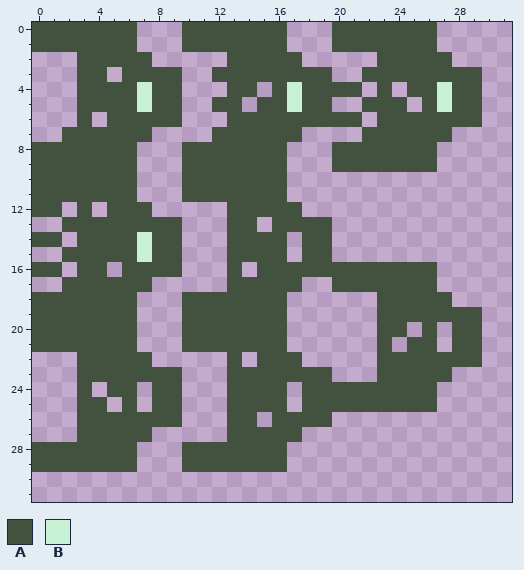
Pixel-art sprite, stored at games/lunoki/images/player-sheet0.png. This is how it looked before the edit.
The file is 32x32 pixels. Colours within 5 levels of each other are drawn and written as one.
Palette (. is transparent): A #43523e  B #c7f0d4
Pixels before, first column x 0:
 0 AAAAAAA...AAAAAAA...AAAAAAA...
 1 AAAAAAA...AAAAAAA...AAAAAAA...
 2 ...AAAAA.....AAAAA.....AAAAA..
 3 ...AA.AAAA..AAAAAAAA..AAAAAAAA
 4 ...AAAABAA...AA.ABAAAA.A.AABAA
 5 ...AAAABAA..AA.AABAA..AAA.ABAA
 6 ...A.AAAAA...AAAAAAAAA.AAAAAAA
 7 ..AAAAAA....AAAAAA....AAAAAA..
 8 AAAAAAA...AAAAAAA...AAAAAAA...
 9 AAAAAAA...AAAAAAA...AAAAAAA...
10 AAAAAAA...AAAAAAA.............
11 AAAAAAA...AAAAAAA.............
12 AA.A.AAA.....AAAAA............
13 ..AAAAAAAA...AA.AAAA..........
14 AA.AAAABAA...AAAA.AA..........
15 ..AAAAABAA...AAAA.AA..........
16 AA.AA.AAAA...A.AAAAAAAAAAAA...
17 ..AAAAAA.....AAAAA..AAAAAAA...
18 AAAAAAA...AAAAAAA......AAAAA..
19 AAAAAAA...AAAAAAA......AAAAAAA
20 AAAAAAA...AAAAAAA......AA.A.AA
21 AAAAAAA...AAAAAAA......A.AA.AA
22 ...AAAAA.....A.AAA.....AAAAAAA
23 ...AAAAAAA...AAAAAAA...AAAAA..
24 ...A.AA.AA...AAAA.AAAAAAAAA...
25 ...AA.A.AA...AAAA.AAAAAAAAA...
26 ...AAAAAAA...AA.AAAA..........
27 ...AAAAA.....AAAAA............
28 AAAAAAA...AAAAAAA.............
29 AAAAAAA...AAAAAAA.............
Now the later version:
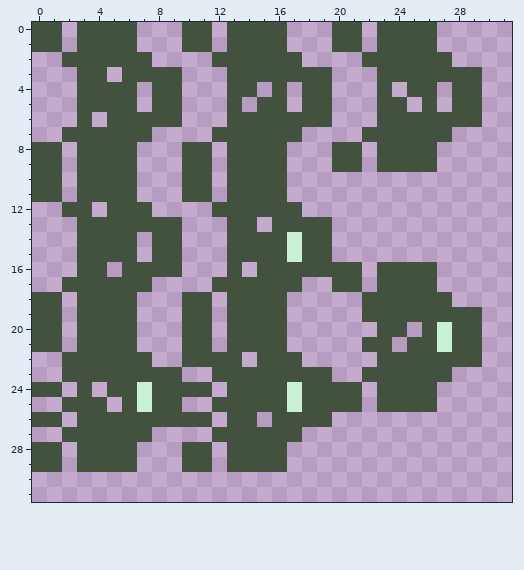
Edits made:
Changed rows in their new state; - is an unchanged pixel.
first column x 0:
 0 --.---------.---------.-----
 1 --.---------.---------.-----
 2 --A---------A---------A-----
 3 ------------.---------.-----
 4 -------.---------.--..-----.
 5 -------.----.----.----.----.
 6 --------------------..------
 8 --.---------.---------.-----
 9 --.---------.---------.-----
10 --.---------.---------------
11 --.---------.---------------
12 ..A---------A---------------
13 --.-------------------------
14 ..-----.---------B----------
15 --.----.---------B----------
16 ..--------------------.-----
17 ------------A---------.-----
18 --.---------.---------A-----
19 --.---------.---------A-----
20 --.---------.--------------B
21 --.---------.---------A----B
22 --A-------AAA---------------
23 --A---------A---------A-----
24 AA-----B--AA-----B----.-----
25 --A----B----A----B----.-----
26 AA--------AA----------------
27 --A---------A---------------
28 --.---------.---------------
29 --.---------.---------------
Pixel boxes of the changes (left, top, right, bottom) in both pictures:
changed: (62, 22, 77, 67)
changed: (137, 22, 377, 472)
erased: (437, 82, 452, 112)
changed: (32, 142, 77, 472)
added: (437, 322, 452, 352)
